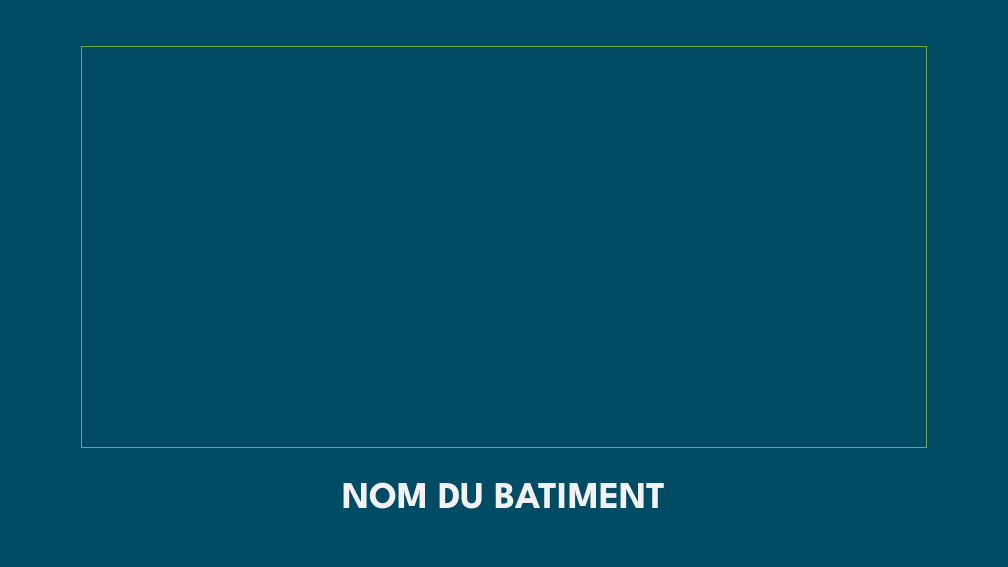
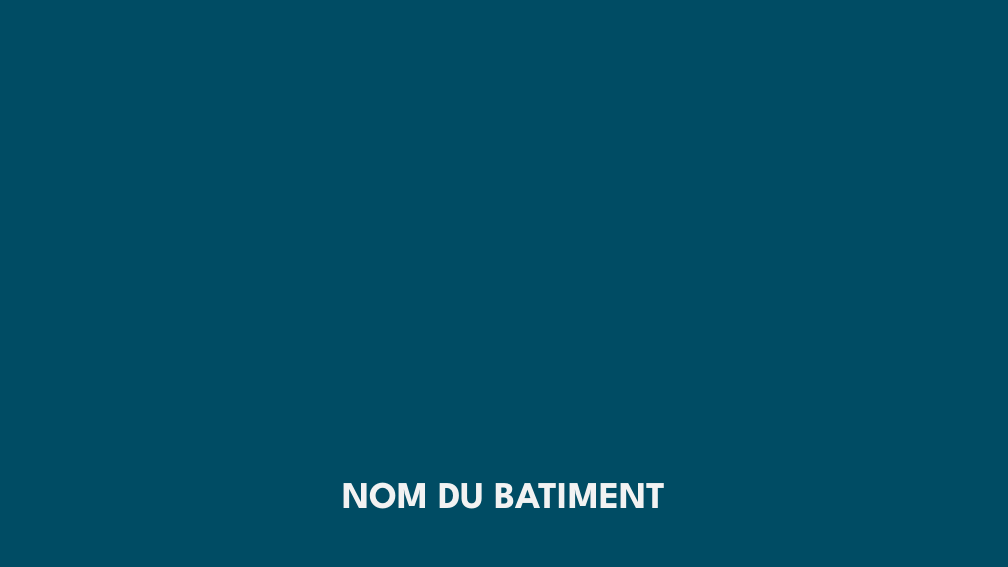
Before and after one commit to sigsieml/super-cep, a slide deck: slide 1 of app/src/main/assets/powerpointvierge.pptx. Drawn at 1008x567 pixels with LibreOffice and Linux fonts; fonts in the diff are those of the drawing. Boxes give left, top, right and bottom in pixels: in the first picture for what was removed or moved away, otherwise in the second. Text is boxed around its words. In the diff, an @@ line names an element or a change of style, - is before the commit and + after.

```diff
--- a/app/src/main/assets/powerpointvierge.pptx
+++ b/app/src/main/assets/powerpointvierge.pptx
@@ rectangle at (x1=82, y1=46, x2=926, y2=448): outline #70AD47 1 pt to #004C64 1 pt @@
```
Also in this commit, not shown: 6 other slides changed, 1 other file.
